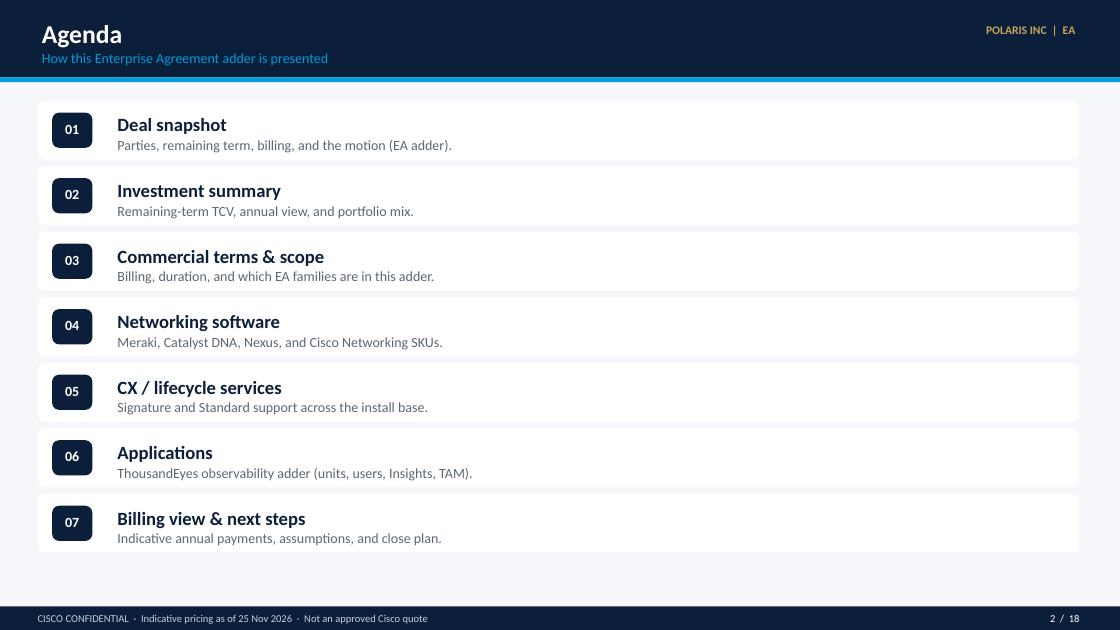
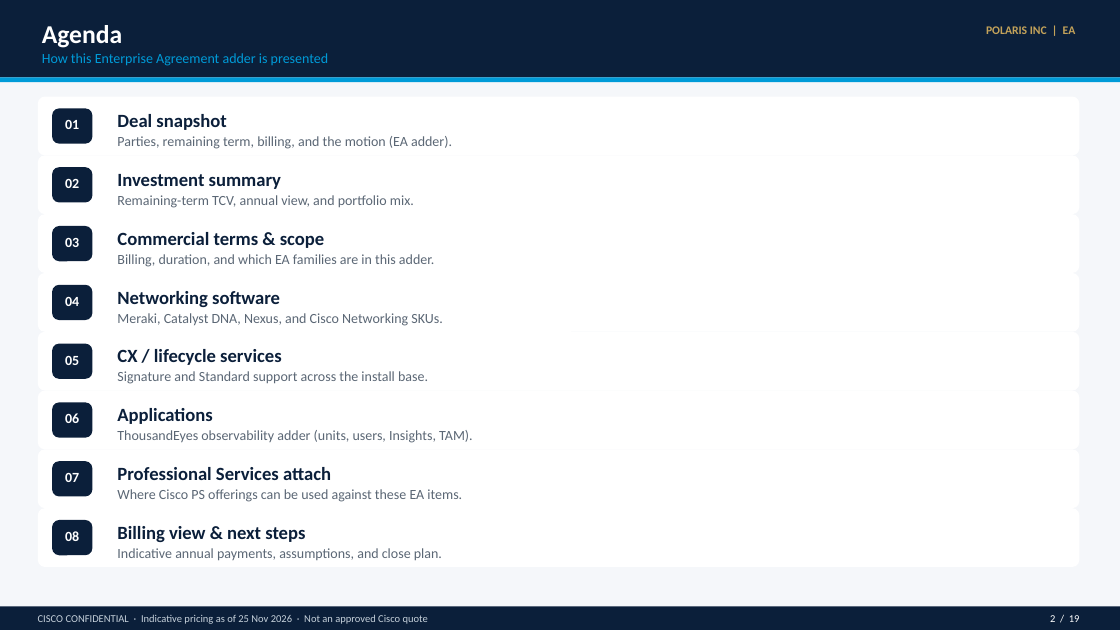
Before and after one commit to chchilds/cxvx, a slide deck: slide 2 of proposals/polaris-ea-9354137/POLARIS_INC_Enterprise_Agreement_Proposal.pptx. Drawn at 1120x630 pixels with LibreOffice and Linux fonts; fonts in the diff are those of the drawing. Boxes give left, top, right and bottom in pixels: in the first picture for what was removed or moved away, otherwise in the second. Text is boxed around its words. In the diff, an @@ line names an element or a change of style, - is before the commit and + after.

```diff
--- a/proposals/polaris-ea-9354137/POLARIS_INC_Enterprise_Agreement_Proposal.pptx
+++ b/proposals/polaris-ea-9354137/POLARIS_INC_Enterprise_Agreement_Proposal.pptx
@@ 3 texts, 2 rounded rectangles: place and size @@
-3 texts, 2 rounded rectangles at [38, 101, 1080, 160]
+3 texts, 2 rounded rectangles at [38, 97, 1080, 155]
@@ 3 texts, 2 rounded rectangles: place and size @@
-3 texts, 2 rounded rectangles at [38, 166, 1080, 225]
+3 texts, 2 rounded rectangles at [38, 155, 1080, 214]
@@ 2 texts, 2 rounded rectangles: place and size @@
-2 texts, 2 rounded rectangles at [38, 232, 1080, 291]
+2 texts, 2 rounded rectangles at [38, 214, 1080, 273]
@@ text "Commercial terms & scope": place and size @@
-text "Commercial terms & scope" at [117, 250, 324, 266]
+text "Commercial terms & scope" at [117, 232, 324, 248]
@@ 3 texts, 2 rounded rectangles: place and size @@
-3 texts, 2 rounded rectangles at [38, 297, 1080, 356]
+3 texts, 2 rounded rectangles at [38, 273, 1080, 332]
@@ 3 texts, 2 rounded rectangles: place and size @@
-3 texts, 2 rounded rectangles at [38, 363, 1080, 422]
+3 texts, 2 rounded rectangles at [38, 332, 1080, 391]
@@ 2 texts, 2 rounded rectangles: place and size @@
-2 texts, 2 rounded rectangles at [38, 429, 1080, 487]
+2 texts, 2 rounded rectangles at [38, 391, 1080, 450]
@@ text "ThousandEyes observability adder (units, users, ...": place and size @@
-text "ThousandEyes observability adder (units, users, ..." at [117, 468, 473, 481]
+text "ThousandEyes observability adder (units, users, ..." at [117, 430, 473, 443]
@@ 2 rounded rectangles, 1 text: place and size @@
-2 rounded rectangles, 1 text at [38, 494, 1080, 553]
+2 rounded rectangles, 1 text at [38, 450, 1080, 508]
@@ text added at [117, 467, 331, 480], 16 pt, text #0B1F3A, bold @@
+Professional Services attach
@@ rounded rectangle added at [38, 508, 1080, 567], fill #FFFFFF @@
@@ text added at [117, 489, 462, 502], 12 pt, text #5B6775 @@
+Where Cisco PS offerings can be used against these EA items.
@@ rounded rectangle added at [52, 520, 92, 555], fill #0B1F3A @@
@@ text added at [65, 531, 79, 541], 12 pt, text #FFFFFF, bold @@
+08
@@ text "Billing view & next steps": place and size @@
-text "Billing view & next steps" at [117, 512, 305, 528]
+text "Billing view & next steps" at [117, 526, 305, 542]
@@ text "Indicative annual payments, assumptions, and ...": place and size @@
-text "Indicative annual payments, assumptions, and ..." at [117, 533, 442, 546]
+text "Indicative annual payments, assumptions, and ..." at [117, 548, 442, 561]
```
Also in this commit, not shown: 15 other slides changed, 1 slide added, 1 other file.
